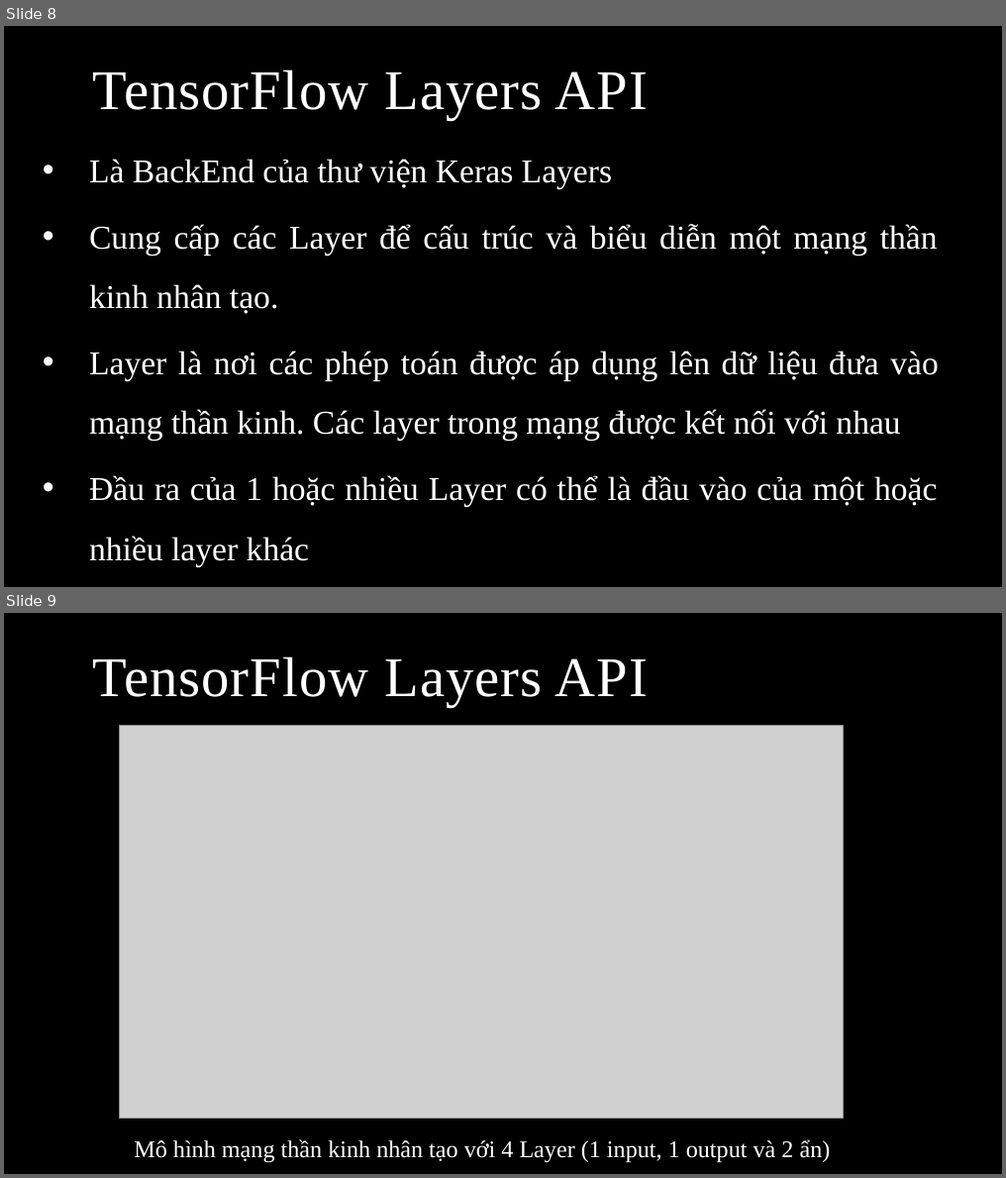
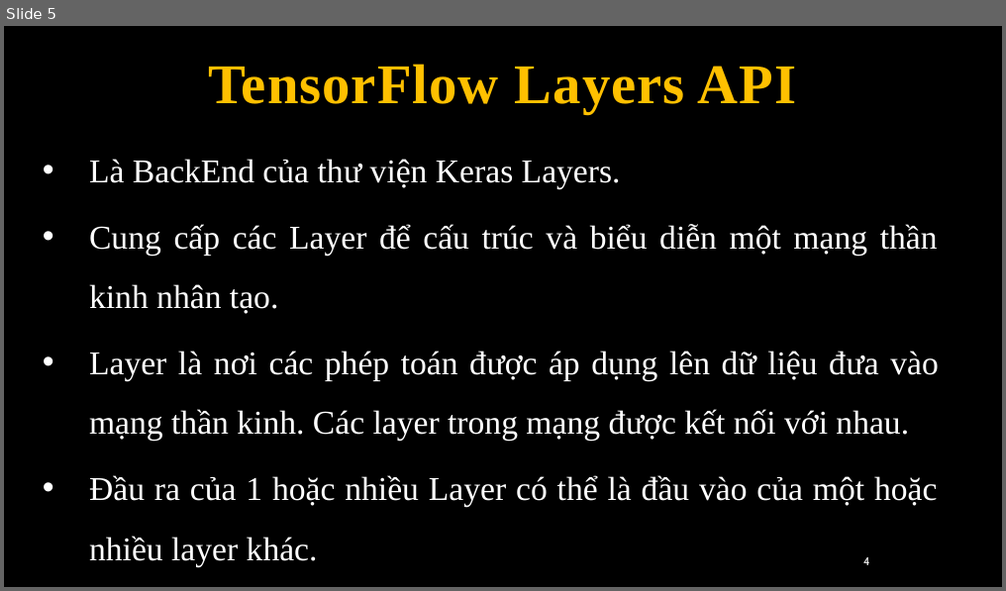
Before and after one commit to hqhoangvuong/DoAn1_CNTT, a slide deck: BaoCao.pptx. Shown one above the other, each under a label of ours: slides 8 and 9 before the commit, slide 5 after it. The pictures are 1006x1178 and 1006x591 pixels, drawn with LibreOffice and Linux fonts; fonts in the diff are those of the drawing; grey boxes stand for pictures; background and template pictures are left out. Boxes give left, top, right and bottom in pixels: in the first picture for what was removed or moved away, otherwise in the second. Text is boxed around its words. In the diff, an @@ line names an element or a change of style, - is before the commit and + after.

```diff
--- a/BaoCao.pptx
+++ b/BaoCao.pptx
@@ slide 9 removed at box(4, 613, 1002, 1174), background picture (left out) @@
@@ title removed at box(92, 657, 648, 707) @@
-TensorFlow Layers API
@@ picture removed at box(119, 725, 844, 1118) @@
@@ text removed at box(134, 1140, 831, 1163) @@
-Mô hình mạng thần kinh nhân tạo với 4 Layer (1 input, 1 output và 2 ẩn)
@@ what was slide 8 is now slide 5 @@
@@ slide 5 changed as well @@
@@ title "TensorFlow Layers API": place and size @@
-title "TensorFlow Layers API" at box(92, 70, 648, 120)
+title "TensorFlow Layers API" at box(208, 64, 797, 114)
@@ title "TensorFlow Layers API" at box(208, 64, 797, 114): text colour #FFFFFF to #FFC000, bold on; alignment left to centre @@
@@ text at box(89, 159, 621, 188): text changed @@
-• Là BackEnd của thư viện Keras Layers
+• Là BackEnd của thư viện Keras Layers.
@@ text at box(89, 351, 939, 567): text changed @@
-• Layer là nơi các phép toán được áp dụng lên dữ liệu đưa vào mạng thần kinh. Các layer trong mạng được kết nối với nhau
-• Đầu ra của 1 hoặc nhiều Layer có thể là đầu vào của một hoặc nhiều layer khác
+• Layer là nơi các phép toán được áp dụng lên dữ liệu đưa vào mạng thần kinh. Các layer trong mạng được kết nối với nhau.
+• Đầu ra của 1 hoặc nhiều Layer có thể là đầu vào của một hoặc nhiều layer khác.
@@ page number added at box(863, 558, 869, 566), 11 pt, text #FFFFFF @@
+4
```
Also in this commit, not shown: 14 other slides changed, 7 other slides removed, 4 other files.
